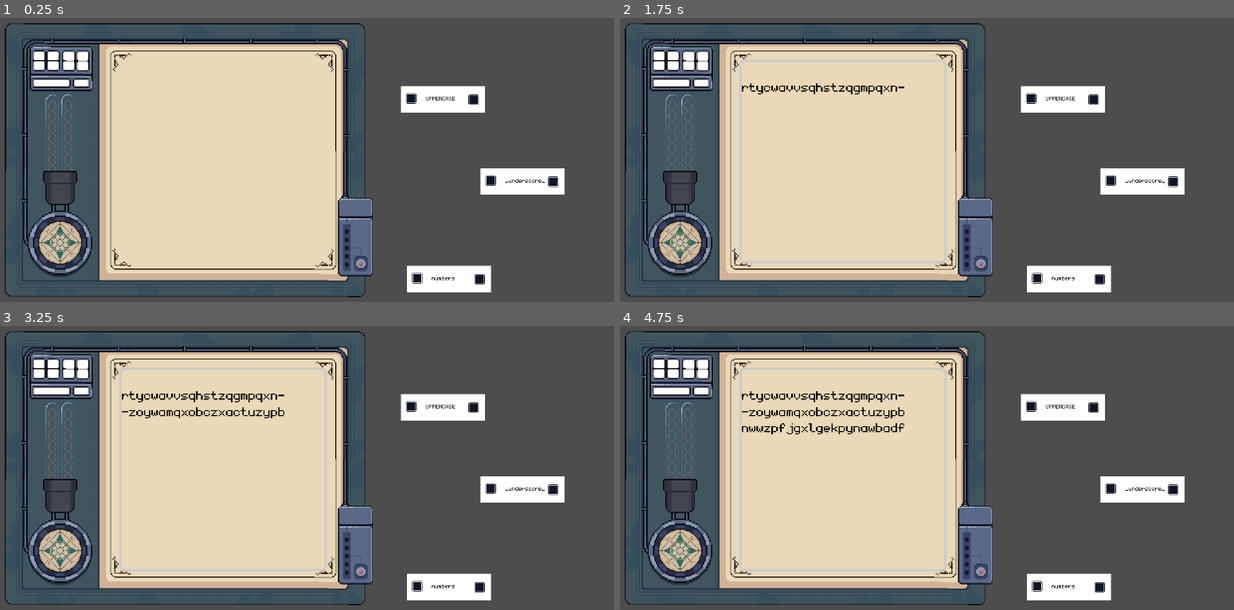
Above: before the commit, frames 1-4 (two rows, left to right).
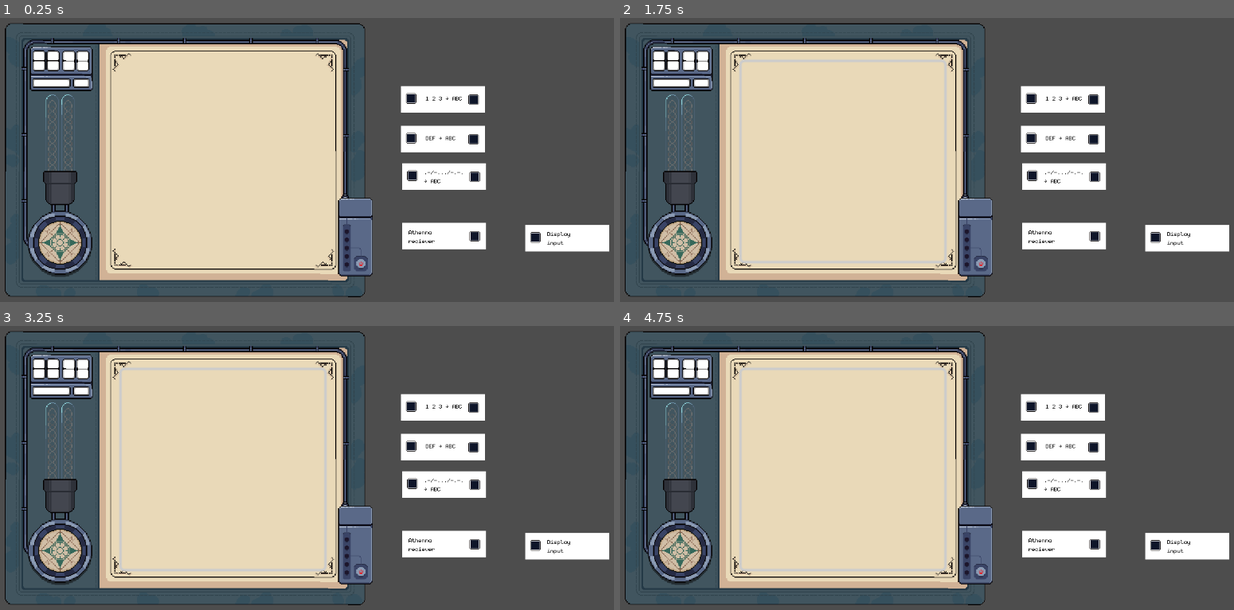
Above: after the commit, the same moments.

Repository: Limit-sest/wiretap
Game: Godot game, scene res://main.tscn
The game is run twice, just before and just after one commit, with the same random seed, the same clock (stepped at 60 frames per second) and the same inputs.
Inputs (mouse positions are in pixels of both pictures, inside the frame that each line leads up to):
- Up to frame 1 (0.25 s): no input
- Up to frame 2 (1.75 s): click (982, 265) at 0.5 s; tap Enter at 1.25 s; move the mouse to (841, 162) at 1.27 s; hold Right from 1.28 s (still down); tap Alt at 1.35 s; click (841, 162) at 1.42 s
- Up to frame 3 (3.25 s): tap Space at 2 s; move the mouse to (411, 405) at 2.02 s; release Right at 2.03 s; hold Down 2.03-2.78 s; tap Shift at 2.1 s; click (411, 405) at 2.17 s; tap Enter at 2.75 s; move the mouse to (472, 408) at 2.77 s; hold Right from 2.78 s (still down); tap Alt at 2.85 s; click (472, 408) at 2.92 s
- Up to frame 4 (4.75 s): tap Space at 3.5 s; move the mouse to (1037, 587) at 3.52 s; release Right at 3.53 s; hold Up 3.53-4.28 s; tap Shift at 3.6 s; click (1037, 587) at 3.67 s; tap Enter at 4.25 s; move the mouse to (1098, 587) at 4.27 s; hold Left from 4.28 s (still down); tap Alt at 4.35 s; click (1098, 587) at 4.42 s

The runs differ from the first frame. In frame 1, 7.6% of the frame differs, in the area x 65-100%, y 27-97%; in frame 2, 8.0%; in frame 3, 8.3%; in frame 4, 8.7%, in the area x 19-100%, y 22-97%.

Commit message:
allow only connecting input and output ports

Diff:
--- a/main.tscn
+++ b/main.tscn
@@ -16,122 +16,182 @@
 [node name="Node2D" parent="." instance=ExtResource("1_ig7tw")]
 position = Vector2(-576, -324)
 
-[node name="Polygon2D" type="Polygon2D" parent="."]
+[node name="Numbers" type="Polygon2D" parent="."]
 z_index = -1
 position = Vector2(141, -106)
 polygon = PackedVector2Array(184.00839, -79.99911, 32.003025, -80.00939, 32.084595, -32.0789, 184.002, -31.976042)
 uv = PackedVector2Array(94.31128, -77.5734, 31.598236, -78.19432, 32.219177, -37.213524, 95.55313, -37.213524)
 
-[node name="Label" type="Label" parent="Polygon2D"]
+[node name="Label" type="Label" parent="Numbers"]
 offset_left = 77.0
 offset_top = -65.0
 offset_right = 160.0
 offset_bottom = -42.0
 theme_override_colors/font_color = Color(0, 0, 0, 1)
 theme_override_fonts/font = ExtResource("4_1bvp3")
-text = "UPPERCASE"
+text = "1 2 3 → ABC"
+metadata/_edit_use_anchors_ = true
 
-[node name="Port1" type="Area2D" parent="Polygon2D" groups=["ports"]]
+[node name="Port1" type="Area2D" parent="Numbers" groups=["input", "ports"]]
 position = Vector2(50, -57)
 collision_layer = 2
 script = ExtResource("3_1bvp3")
 
-[node name="CollisionShape2D" type="CollisionShape2D" parent="Polygon2D/Port1"]
+[node name="CollisionShape2D" type="CollisionShape2D" parent="Numbers/Port1"]
 shape = SubResource("RectangleShape2D_7mycd")
 
-[node name="6" type="Sprite2D" parent="Polygon2D/Port1/CollisionShape2D"]
+[node name="6" type="Sprite2D" parent="Numbers/Port1/CollisionShape2D"]
 texture = ExtResource("4_lquwl")
 
-[node name="Port2" type="Area2D" parent="Polygon2D" groups=["ports"]]
+[node name="Port2" type="Area2D" parent="Numbers" groups=["output", "ports"]]
 position = Vector2(163, -55)
 collision_layer = 2
 script = ExtResource("3_1bvp3")
 
-[node name="CollisionShape2D" type="CollisionShape2D" parent="Polygon2D/Port2"]
+[node name="CollisionShape2D" type="CollisionShape2D" parent="Numbers/Port2"]
 shape = SubResource("RectangleShape2D_7mycd")
 
-[node name="6" type="Sprite2D" parent="Polygon2D/Port2/CollisionShape2D"]
+[node name="6" type="Sprite2D" parent="Numbers/Port2/CollisionShape2D"]
 texture = ExtResource("4_lquwl")
 
-[node name="Polygon2D2" type="Polygon2D" parent="."]
+[node name="Morse" type="Polygon2D" parent="."]
 z_index = -1
-position = Vector2(152, 220)
+position = Vector2(143, 34)
 polygon = PackedVector2Array(184.00839, -79.99911, 32.003025, -80.00939, 32.084595, -32.0789, 184.002, -31.976042)
 uv = PackedVector2Array(94.31128, -77.5734, 31.598236, -78.19432, 32.219177, -37.213524, 95.55313, -37.213524)
 
-[node name="Label" type="Label" parent="Polygon2D2"]
+[node name="Label" type="Label" parent="Morse"]
+offset_left = 72.0
+offset_top = -71.0
+offset_right = 155.0
+offset_bottom = -42.0
+theme_override_colors/font_color = Color(0, 0, 0, 1)
+theme_override_fonts/font = ExtResource("4_1bvp3")
+text = ".-/-.../-.-.
+→ ABC"
+metadata/_edit_use_anchors_ = true
+
+[node name="Port1" type="Area2D" parent="Morse" groups=["input", "ports"]]
+position = Vector2(50, -57)
+collision_layer = 2
+script = ExtResource("3_1bvp3")
+
+[node name="CollisionShape2D" type="CollisionShape2D" parent="Morse/Port1"]
+shape = SubResource("RectangleShape2D_7mycd")
+
+[node name="6" type="Sprite2D" parent="Morse/Port1/CollisionShape2D"]
+texture = ExtResource("4_lquwl")
+
+[node name="Port2" type="Area2D" parent="Morse" groups=["output", "ports"]]
+position = Vector2(163, -55)
+collision_layer = 2
+script = ExtResource("3_1bvp3")
+
+[node name="CollisionShape2D" type="CollisionShape2D" parent="Morse/Port2"]
+shape = SubResource("RectangleShape2D_7mycd")
+
+[node name="6" type="Sprite2D" parent="Morse/Port2/CollisionShape2D"]
+texture = ExtResource("4_lquwl")
+
+[node name="Caesar" type="Polygon2D" parent="."]
+z_index = -1
+position = Vector2(141, -34)
+polygon = PackedVector2Array(184.00839, -79.99911, 32.003025, -80.00939, 32.084595, -32.0789, 184.002, -31.976042)
+uv = PackedVector2Array(94.31128, -77.5734, 31.598236, -78.19432, 32.219177, -37.213524, 95.55313, -37.213524)
+
+[node name="Label" type="Label" parent="Caesar"]
 offset_left = 77.0
 offset_top = -65.0
 offset_right = 160.0
 offset_bottom = -42.0
 theme_override_colors/font_color = Color(0, 0, 0, 1)
 theme_override_fonts/font = ExtResource("4_1bvp3")
-text = "numbers"
+text = "DEF → ABC"
 metadata/_edit_use_anchors_ = true
 
-[node name="Port1" type="Area2D" parent="Polygon2D2" groups=["ports"]]
+[node name="Port1" type="Area2D" parent="Caesar" groups=["input", "ports"]]
 position = Vector2(50, -57)
 collision_layer = 2
 script = ExtResource("3_1bvp3")
 
-[node name="CollisionShape2D" type="CollisionShape2D" parent="Polygon2D2/Port1"]
+[node name="CollisionShape2D" type="CollisionShape2D" parent="Caesar/Port1"]
 shape = SubResource("RectangleShape2D_7mycd")
 
-[node name="6" type="Sprite2D" parent="Polygon2D2/Port1/CollisionShape2D"]
+[node name="6" type="Sprite2D" parent="Caesar/Port1/CollisionShape2D"]
 texture = ExtResource("4_lquwl")
 
-[node name="Port2" type="Area2D" parent="Polygon2D2" groups=["ports"]]
+[node name="Port2" type="Area2D" parent="Caesar" groups=["output", "ports"]]
 position = Vector2(163, -55)
 collision_layer = 2
 script = ExtResource("3_1bvp3")
 
-[node name="CollisionShape2D" type="CollisionShape2D" parent="Polygon2D2/Port2"]
+[node name="CollisionShape2D" type="CollisionShape2D" parent="Caesar/Port2"]
 shape = SubResource("RectangleShape2D_7mycd")
 
-[node name="6" type="Sprite2D" parent="Polygon2D2/Port2/CollisionShape2D"]
+[node name="6" type="Sprite2D" parent="Caesar/Port2/CollisionShape2D"]
 texture = ExtResource("4_lquwl")
 
-[node name="Polygon2D3" type="Polygon2D" parent="."]
+[node name="Display" type="Polygon2D" parent="."]
 z_index = -1
-position = Vector2(285, 43)
+position = Vector2(366, 146)
 polygon = PackedVector2Array(184.00839, -79.99911, 32.003025, -80.00939, 32.084595, -32.0789, 184.002, -31.976042)
 uv = PackedVector2Array(94.31128, -77.5734, 31.598236, -78.19432, 32.219177, -37.213524, 95.55313, -37.213524)
 
-[node name="Label" type="Label" parent="Polygon2D3"]
-offset_left = 77.0
-offset_top = -65.0
-offset_right = 160.0
+[node name="Label" type="Label" parent="Display"]
+offset_left = 72.0
+offset_top = -71.0
+offset_right = 155.0
 offset_bottom = -42.0
 theme_override_colors/font_color = Color(0, 0, 0, 1)
 theme_override_fonts/font = ExtResource("4_1bvp3")
-text = "_underscore_"
+text = "Display
+input"
 metadata/_edit_use_anchors_ = true
 
-[node name="Port1" type="Area2D" parent="Polygon2D3" groups=["ports"]]
+[node name="Port1" type="Area2D" parent="Display" groups=["input", "ports"]]
 position = Vector2(50, -57)
 collision_layer = 2
 script = ExtResource("3_1bvp3")
 
-[node name="CollisionShape2D" type="CollisionShape2D" parent="Polygon2D3/Port1"]
+[node name="CollisionShape2D" type="CollisionShape2D" parent="Display/Port1"]
 shape = SubResource("RectangleShape2D_7mycd")
 
-[node name="6" type="Sprite2D" parent="Polygon2D3/Port1/CollisionShape2D"]
+[node name="6" type="Sprite2D" parent="Display/Port1/CollisionShape2D"]
 texture = ExtResource("4_lquwl")
 
-[node name="Port2" type="Area2D" parent="Polygon2D3" groups=["ports"]]
+[node name="Anthenna" type="Polygon2D" parent="."]
+z_index = -1
+position = Vector2(143, 142)
+polygon = PackedVector2Array(184.00839, -79.99911, 32.003025, -80.00939, 32.084595, -32.0789, 184.002, -31.976042)
+uv = PackedVector2Array(94.31128, -77.5734, 31.598236, -78.19432, 32.219177, -37.213524, 95.55313, -37.213524)
+
+[node name="Label" type="Label" parent="Anthenna"]
+offset_left = 44.0
+offset_top = -70.0
+offset_right = 127.0
+offset_bottom = -41.0
+theme_override_colors/font_color = Color(0, 0, 0, 1)
+theme_override_fonts/font = ExtResource("4_1bvp3")
+text = "Athenna
+reciever"
+metadata/_edit_use_anchors_ = true
+
+[node name="Port2" type="Area2D" parent="Anthenna" groups=["output", "ports"]]
 position = Vector2(163, -55)
 collision_layer = 2
 script = ExtResource("3_1bvp3")
 
-[node name="CollisionShape2D" type="CollisionShape2D" parent="Polygon2D3/Port2"]
+[node name="CollisionShape2D" type="CollisionShape2D" parent="Anthenna/Port2"]
 shape = SubResource("RectangleShape2D_7mycd")
 
-[node name="6" type="Sprite2D" parent="Polygon2D3/Port2/CollisionShape2D"]
+[node name="6" type="Sprite2D" parent="Anthenna/Port2/CollisionShape2D"]
 texture = ExtResource("4_lquwl")
 
-[connection signal="input_event" from="Polygon2D/Port1" to="Polygon2D/Port1" method="_on_input_event"]
-[connection signal="input_event" from="Polygon2D/Port2" to="Polygon2D/Port2" method="_on_input_event"]
-[connection signal="input_event" from="Polygon2D2/Port1" to="Polygon2D2/Port1" method="_on_input_event"]
-[connection signal="input_event" from="Polygon2D2/Port2" to="Polygon2D2/Port2" method="_on_input_event"]
-[connection signal="input_event" from="Polygon2D3/Port1" to="Polygon2D3/Port1" method="_on_input_event"]
-[connection signal="input_event" from="Polygon2D3/Port2" to="Polygon2D3/Port2" method="_on_input_event"]
+[connection signal="input_event" from="Numbers/Port1" to="Numbers/Port1" method="_on_input_event"]
+[connection signal="input_event" from="Numbers/Port2" to="Numbers/Port2" method="_on_input_event"]
+[connection signal="input_event" from="Morse/Port1" to="Morse/Port1" method="_on_input_event"]
+[connection signal="input_event" from="Morse/Port2" to="Morse/Port2" method="_on_input_event"]
+[connection signal="input_event" from="Caesar/Port1" to="Caesar/Port1" method="_on_input_event"]
+[connection signal="input_event" from="Caesar/Port2" to="Caesar/Port2" method="_on_input_event"]
+[connection signal="input_event" from="Display/Port1" to="Display/Port1" method="_on_input_event"]
+[connection signal="input_event" from="Anthenna/Port2" to="Anthenna/Port2" method="_on_input_event"]
--- a/scripts/tty.gd
+++ b/scripts/tty.gd
@@ -6,15 +6,15 @@
 func _on_button_toggled(toggled_on: bool) -> void:
 	enabled_decipher = toggled_on
 
-func rand_str(input: String) -> String:
-	var chars = "abcdefghijklmnopqrstuvwxyz-"
-	var random_string = ""
-	for i in range(input.length()):
-		random_string += chars[randi() % chars.length()]
-	return random_string
+#func rand_str(input: String) -> String:
+	#var chars = "abcdefghijklmnopqrstuvwxyz-"
+	#var random_string = ""
+	#for i in range(input.length()):
+		#random_string += chars[randi() % chars.length()]
+	#return random_string
 
 func _on_timer_timeout() -> void:
 	if enabled_decipher:
 		append_text("\n"+print_text)
-	else:
-		append_text("\n"+rand_str(print_text))
+	#else:
+		#append_text("\n"+rand_str(print_text))
--- a/scripts/wiring_manager.gd
+++ b/scripts/wiring_manager.gd
@@ -55,7 +55,7 @@
 			if not result.is_empty():
 				# When line is dropped over a port
 				var target_port = result[0].collider
-				if target_port.is_in_group("ports") and target_port != start_port:
+				if target_port.is_in_group("ports") and target_port != start_port and (target_port.is_in_group("input") != start_port.is_in_group("input")):
 					_delete_existing_connection(target_port)
 					connections.append([start_port, target_port, active_line])
 					# Create new active line
